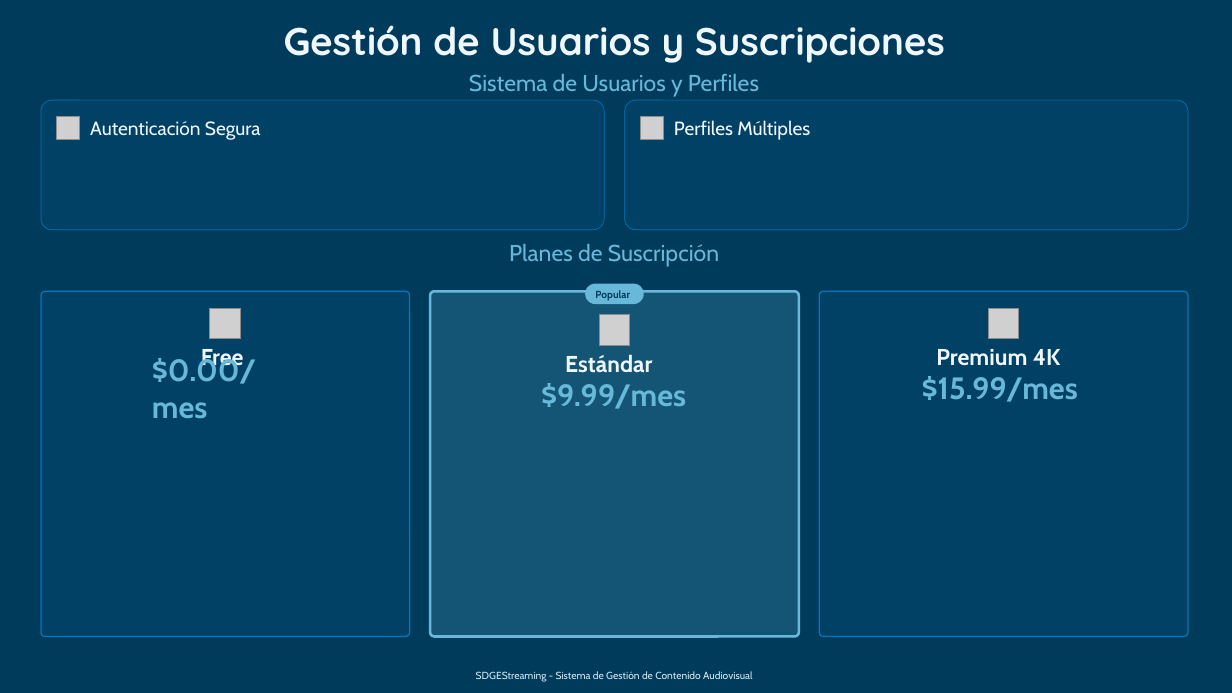
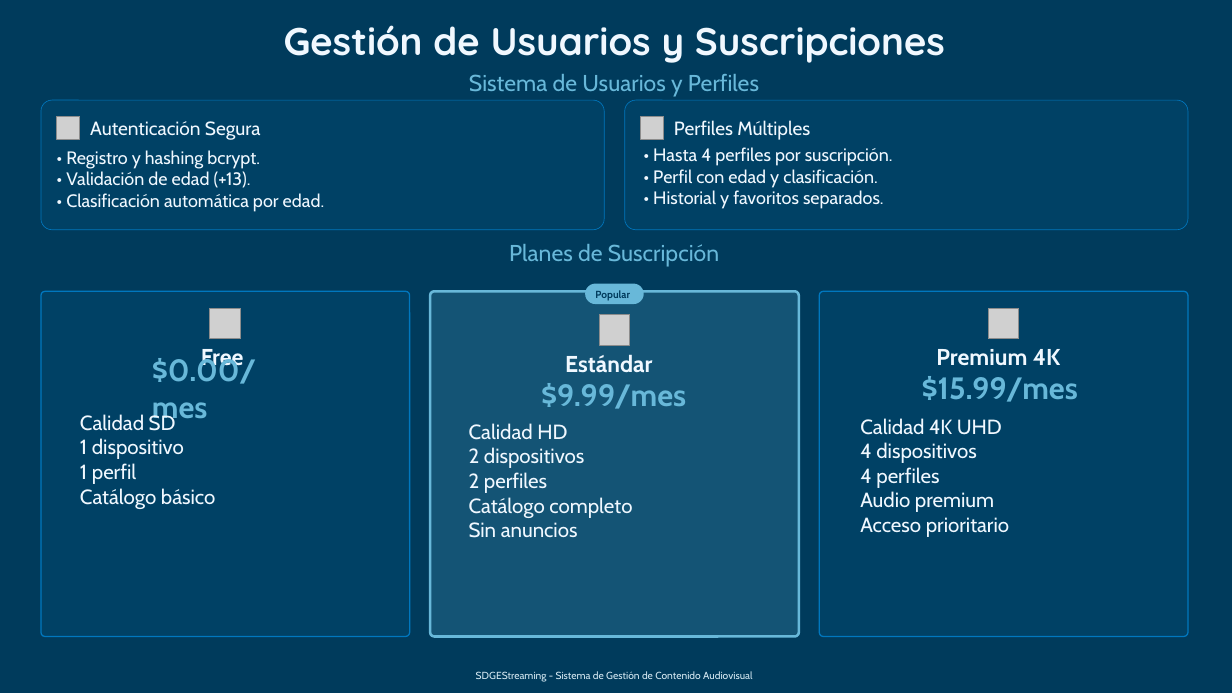
Before and after one commit to BarbaraP97/SDGEStreaming, a slide deck: slide 7 of docs/Presentacion Trabajo Final.pptx. Drawn at 1232x693 pixels with LibreOffice and Linux fonts; fonts in the diff are those of the drawing; grey boxes stand for pictures; background and template pictures are left out. Boxes give left, top, right and bottom in pixels: in the first picture for what was removed or moved away, otherwise in the second. Text is boxed around its words. In the diff, an @@ line names an element or a change of style, - is before the commit and + after.

```diff
--- a/docs/Presentacion Trabajo Final.pptx
+++ b/docs/Presentacion Trabajo Final.pptx
@@ text added at <box>653,147,893,209</box>, 14 pt, text #F0F8FF @@
+• Hasta 4 perfiles por suscripción.
+• Perfil con edad y clasificación.
+• Historial y favoritos separados.
@@ text added at <box>66,150,324,212</box>, 14 pt, text #F0F8FF @@
+• Registro y hashing bcrypt.
+• Validación de edad (+13).
+• Clasificación automática por edad.
@@ text added at <box>80,413,215,509</box>, 16 pt, text #F0F8FF @@
+Calidad SD
+1 dispositivo
+1 perfil
+Catálogo básico
@@ text added at <box>860,418,1009,537</box>, 16 pt, text #F0F8FF @@
+Calidad 4K UHD
+4 dispositivos
+4 perfiles
+Audio premium
+Acceso prioritario
@@ text added at <box>469,423,632,538</box>, 16 pt, text #F0F8FF @@
+Calidad HD
+2 dispositivos
+2 perfiles
+Catálogo completo
+Sin anuncios
```
Also in this commit, not shown: 3 other slides changed.
